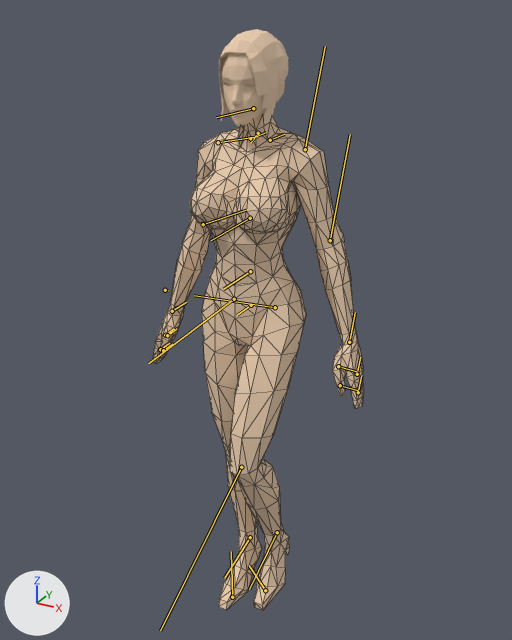
The FBX model Assets/Arts/Models/Walk.fbx: old version first, new version second.
One viewpoint serves both versions: a 50 mm camera at (0.883, -1.584, 1.766) aimed at (0.015, -0.005, 0.977). The lights are fixed; the arrows at lower left show +X, +Y and +Z. The older version comes first. Both versions are drawn at frame 30 of the action 'Take 001'; the numbers are the values there. The bones that change, and the others that lie on the model, are drawn over the model as lines. Mesh edges are drawn as thin lines on the coarser meshes.

Names of what the first picture shows: 'Player_Body', 'Player_Head'.
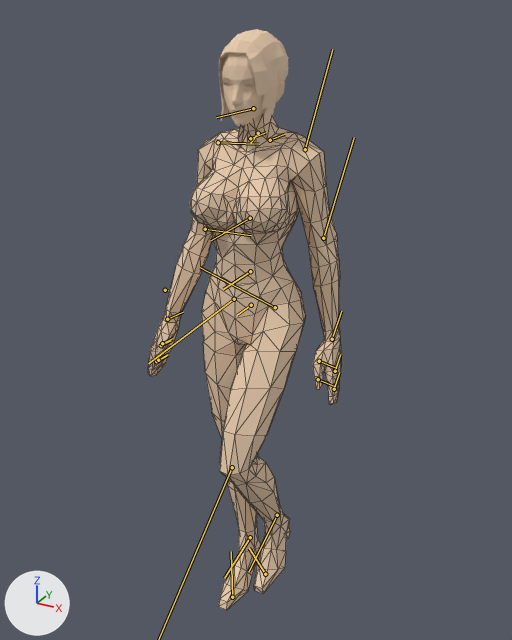
Commit message: Sync Foot land

Scene script edits in JSON lines:
```json
{"block": "bone_l_upperarm", "where": "bone_l_upperarm = bpy.data.objects['Root'].pose.bones['L_UpperArm']  # child of 'L_Clavicle'"}
{"op": "set", "path": "bone_l_upperarm.rotation_quaternion", "old": "(0.995, -0.04, -0.004, -0.096)", "new": "(0.988, 0.009, -0.008, -0.153)", "note": "degrees (-5, -1, -11) -> degrees (1, -1, -18)"}
{"block": "bone_l_lowerarm", "where": "bone_l_lowerarm = bpy.data.objects['Root'].pose.bones['L_LowerArm']  # child of 'L_UpperArm'"}
{"op": "set", "path": "bone_l_lowerarm.rotation_quaternion", "old": "(1.0, 0.004, 0.0, 0.016)", "new": "(0.999, -0.044, -0.001, 0.016)", "note": "degrees (1, 0, 2) -> degrees (-5, 0, 2)"}
{"block": "bone_l_hand", "where": "bone_l_hand = bpy.data.objects['Root'].pose.bones['L_Hand']  # child of 'L_LowerArm'"}
{"op": "set", "path": "bone_l_hand.rotation_quaternion", "old": "(0.998, -0.058, 0.0, 0.022)", "new": "(0.994, -0.103, -0.001, 0.022)", "note": "degrees (-7, 0, 3) -> degrees (-12, 0, 3)"}
{"block": "bone_r_upperarm", "where": "bone_r_upperarm = bpy.data.objects['Root'].pose.bones['R_UpperArm']  # child of 'R_Clavicle'"}
{"op": "set", "path": "bone_r_upperarm.rotation_quaternion", "old": "(0.993, -0.026, -0.11, 0.044)", "new": "(0.985, -0.045, -0.147, 0.083)", "note": "degrees (-4, -12, 5) -> degrees (-7, -16, 11)"}
{"block": "bone_r_lowerarm", "where": "bone_r_lowerarm = bpy.data.objects['Root'].pose.bones['R_LowerArm']  # child of 'R_UpperArm'"}
{"op": "set", "path": "bone_r_lowerarm.rotation_quaternion", "old": "(1.0, 0.0, 0.014, 0.0)", "new": "(0.997, -0.034, 0.014, 0.073)", "note": "degrees (0, 2, 0) -> degrees (-4, 2, 8)"}
{"block": "bone_r_hand", "where": "bone_r_hand = bpy.data.objects['Root'].pose.bones['R_Hand']  # child of 'R_LowerArm'"}
{"op": "set", "path": "bone_r_hand.rotation_quaternion", "old": "(0.998, 0.016, 0.05, -0.037)", "new": "(0.993, 0.045, 0.05, -0.102)", "note": "degrees (2, 6, -4) -> degrees (5, 6, -12)"}
{"block": "bone_l_thigh", "where": "bone_l_thigh = bpy.data.objects['Root'].pose.bones['L_Thigh']  # child of 'Pelvis'"}
{"op": "set", "path": "bone_l_thigh.rotation_quaternion", "old": "(0.971, -0.038, -0.056, 0.228)", "new": "(0.953, -0.042, -0.052, 0.295)", "note": "degrees (-6, -5, 27) -> degrees (-6, -4, 35)"}
{"block": "bone_l_calf", "where": "bone_l_calf = bpy.data.objects['Root'].pose.bones['L_Calf']  # child of 'L_Thigh'"}
{"op": "set", "path": "bone_l_calf.rotation_quaternion", "old": "(0.909, 0.0, 0.0, -0.417)", "new": "(0.842, 0.0, 0.0, -0.539)", "note": "degrees (0, 0, -49) -> degrees (0, 0, -65)"}
{"block": "bone_l_foot", "where": "bone_l_foot = bpy.data.objects['Root'].pose.bones['L_Foot']  # child of 'L_Calf'"}
{"op": "set", "path": "bone_l_foot.rotation_quaternion", "old": "(0.991, 0.094, 0.093, -0.023)", "new": "(0.99, 0.097, 0.09, 0.047)", "note": "degrees (11, 11, -2) -> degrees (12, 10, 6)"}
```

Location of each change, [x1, y1, x2, y2] in pixels of the pictures (512 x 640 px):
```json
{"object": "Player_Body", "change": "posed", "before": [153, 116, 364, 610], "after": [148, 116, 341, 610], "on screen": "8% narrower"}
{"bone": "L_UpperArm", "before": "(305, 149) to (325, 46)", "after": "(305, 149) to (332, 49)"}
{"bone": "L_LowerArm", "before": "(330, 240) to (350, 134)", "after": "(323, 238) to (354, 137)"}
{"bone": "L_Hand", "before": "(349, 342) to (355, 312)", "after": "(332, 339) to (341, 311)"}
{"bone": "R_UpperArm", "before": "(218, 142) to (258, 136)", "after": "(218, 142) to (259, 144)"}
{"bone": "R_LowerArm", "before": "(203, 224) to (246, 210)", "after": "(205, 229) to (251, 235)"}
{"bone": "R_Hand", "before": "(172, 311) to (186, 302)", "after": "(167, 319) to (183, 312)"}
{"bone": "L_Thigh", "before": "(275, 307) to (194, 295)", "after": "(275, 307) to (200, 267)"}
{"bone": "L_Foot", "before": "(277, 532) to (249, 589)", "after": "(277, 515) to (249, 571)"}
```
